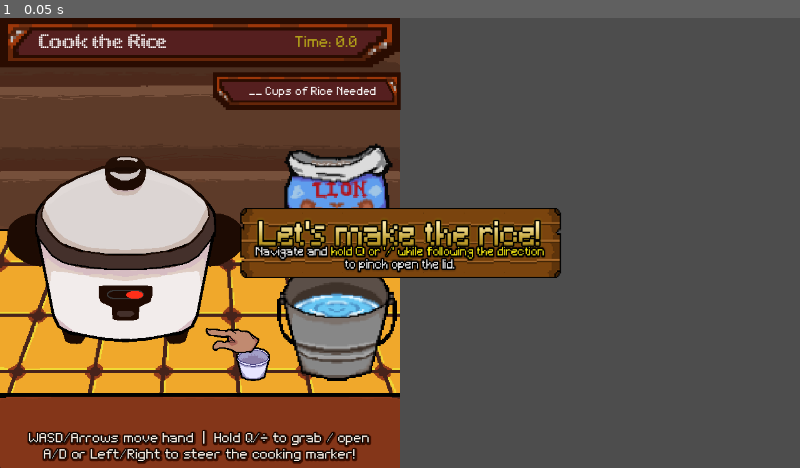
Above: before the commit, frame 1.
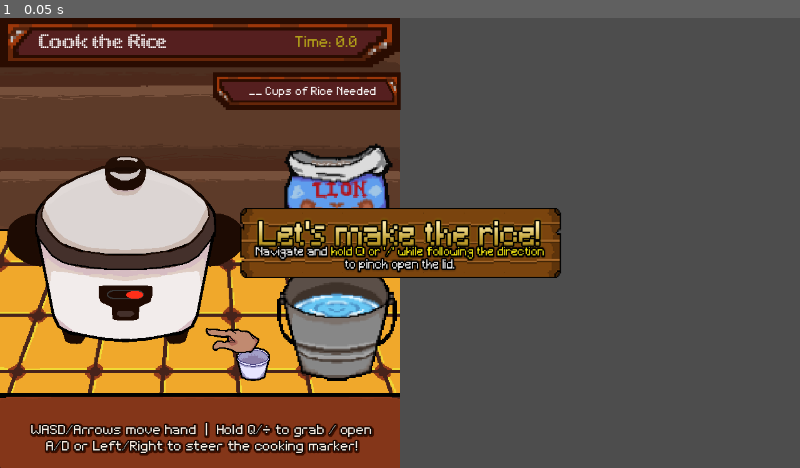
Above: after the commit, the same moment.

Repository: aleynaurr/Sarap-Game
Game: Godot game, scene res://scenes/minigames/CookRiceMinigame.tscn
Two runs of this game, one before a commit and one after it. Both use one fixed random seed, a clock stepped at 60 frames per second and the inputs below. This scene is started directly instead of the project's main scene. Sound files missing from this copy of the repository are replaced by a short silence.
Inputs:
- Up to frame 1 (0.05 s): no input

The runs differ from the first frame. In frame 1, 3.0% of the frame differs, in the area x 3-47%, y 89-100%.
Error in both runs: Invalid access to property or key 'popup_fail' on a base object of type 'Dictionary'. (res://scripts/minigames/CookRiceMinigame.gd:746)

Commit message:
minimal changes

Diff:
--- a/scenes/minigames/AddToBowlMinigame.tscn
+++ b/scenes/minigames/AddToBowlMinigame.tscn
@@ -24,6 +24,8 @@
 anchors_preset = 15
 anchor_right = 1.0
 anchor_bottom = 1.0
+offset_left = 1.0
+offset_right = 1.0
 grow_horizontal = 2
 grow_vertical = 2
 script = ExtResource("1_script")
--- a/scenes/minigames/CookRiceMinigame.tscn
+++ b/scenes/minigames/CookRiceMinigame.tscn
@@ -291,8 +291,10 @@
 [node name="CookingMeter" type="Control" parent="." unique_id=1606696996]
 z_index = 2
 anchors_preset = 0
-offset_right = 640.0
-offset_bottom = 720.0
+offset_left = 1.0
+offset_top = -28.0
+offset_right = 641.0
+offset_bottom = 692.0
 
 [node name="MeterBg" type="ColorRect" parent="CookingMeter" unique_id=520637559]
 layout_mode = 0
@@ -451,9 +453,9 @@
 
 [node name="HintLabel" type="Label" parent="." unique_id=793470659]
 layout_mode = 0
-offset_left = 20.0
-offset_top = 662.0
-offset_right = 617.0
+offset_left = 24.0
+offset_top = 636.0
+offset_right = 621.0
 offset_bottom = 711.0
 theme_override_colors/font_color = Color(0.98902076, 0.9332128, 0.88691455, 1)
 theme_override_colors/font_shadow_color = Color(0.24104092, 0.06104824, 3.6098065e-08, 1)
--- a/scenes/minigames/FanMinigame.tscn
+++ b/scenes/minigames/FanMinigame.tscn
@@ -93,6 +93,8 @@
 offset_right = 500.0
 offset_bottom = 171.0
 rotation = -0.00066909706
+theme_override_colors/font_outline_color = Color(0, 0, 0, 1)
+theme_override_constants/outline_size = 4
 theme_override_fonts/font = ExtResource("4_56ims")
 theme_override_font_sizes/font_size = 25
 text = "Wrong rhythm! Alternate keys!"
--- a/scenes/minigames/FryMinigame.tscn
+++ b/scenes/minigames/FryMinigame.tscn
@@ -270,10 +270,10 @@
 
 [node name="HintLabel" type="Label" parent="." unique_id=520007107]
 layout_mode = 0
-offset_left = 23.0
-offset_top = 628.0
-offset_right = 623.0
-offset_bottom = 706.0
+offset_left = 15.0
+offset_top = 609.0
+offset_right = 615.0
+offset_bottom = 721.0
 theme_override_colors/font_color = Color(0.98902076, 0.9332128, 0.88691455, 1)
 theme_override_colors/font_shadow_color = Color(0.24104092, 0.06104824, 3.6098065e-08, 1)
 theme_override_colors/font_outline_color = Color(0, 0, 0, 1)
@@ -282,8 +282,8 @@
 theme_override_constants/outline_size = 5
 theme_override_constants/shadow_outline_size = 13
 theme_override_fonts/font = ExtResource("6_pixelon")
-theme_override_font_sizes/font_size = 23
-text = "Q or '/' - Pick up Eggplant
+theme_override_font_sizes/font_size = 19
+text = "Q or '/' - Pick up or Drop Eggplant
 WSAD or Arrow Keys - Navigate
 E or Shift - Flip Eggplant"
 horizontal_alignment = 1
--- a/scenes/minigames/MashMinigame.tscn
+++ b/scenes/minigames/MashMinigame.tscn
@@ -80,10 +80,10 @@
 
 [node name="HintLabel" type="Label" parent="." unique_id=448203553]
 layout_mode = 0
-offset_left = 19.0
-offset_top = 615.0
-offset_right = 619.0
-offset_bottom = 705.0
+offset_left = 21.0
+offset_top = 603.0
+offset_right = 621.0
+offset_bottom = 715.0
 theme_override_colors/font_color = Color(0.98902076, 0.9332128, 0.88691455, 1)
 theme_override_colors/font_shadow_color = Color(0.24104092, 0.06104824, 3.6098065e-08, 1)
 theme_override_colors/font_outline_color = Color(0, 0, 0, 1)
@@ -92,7 +92,7 @@
 theme_override_constants/outline_size = 5
 theme_override_constants/shadow_outline_size = 13
 theme_override_fonts/font = ExtResource("9_uifont")
-theme_override_font_sizes/font_size = 28
+theme_override_font_sizes/font_size = 19
 text = "Q / ÷ pick up fork
 WASD/Arrows move
 Hold E / Shift to mash"
--- a/scenes/minigames/PeelMinigame.tscn
+++ b/scenes/minigames/PeelMinigame.tscn
@@ -227,10 +227,10 @@
 
 [node name="HintLabel" type="Label" parent="." unique_id=483483096]
 layout_mode = 0
-offset_left = 20.0
-offset_top = 646.0
-offset_right = 620.0
-offset_bottom = 701.0
+offset_left = 17.0
+offset_top = 620.0
+offset_right = 617.0
+offset_bottom = 704.0
 theme_override_colors/font_color = Color(0.98902076, 0.9332128, 0.88691455, 1)
 theme_override_colors/font_shadow_color = Color(0.24104092, 0.06104824, 3.6098065e-08, 1)
 theme_override_colors/font_outline_color = Color(0, 0, 0, 1)
--- a/scripts/minigames/PrickSeasonMinigame.gd
+++ b/scripts/minigames/PrickSeasonMinigame.gd
@@ -105,7 +105,7 @@
 				_: if tex_fully_poked: tex_fully_poked.visible = true
 
 			if _lbl_status:
-				_lbl_status.text = "Press 'E' or Space to poke (%d/%d)" % [_pricks, POKES_NEEDED]
+				_lbl_status.text = "Press 'E' or 'SHIFT' to poke (%d/%d)" % [_pricks, POKES_NEEDED]
 
 			if _pricks >= POKES_NEEDED:
 				_start_season_phase()
@@ -161,7 +161,7 @@
 		_update_salt_shaker_position()
 
 	if _lbl_status:
-		_lbl_status.text = "Press 'Q' or '←' to season salt"
+		_lbl_status.text = "Press 'Q' or '/' to season salt"
 		_lbl_status.visible = true
 
 	if _lbl_progress: _lbl_progress.visible = true
--- a/scripts/minigames/fan_minigame.gd
+++ b/scripts/minigames/fan_minigame.gd
@@ -91,9 +91,12 @@
 				_lbl_status.modulate = Color.BLACK
 
 func _check_game_status() -> void:
+	if _lbl_status:
+		_lbl_status.add_theme_constant_override("outline_size", 6)
+
 	if _fans_done < _target_fans:
 		_lbl_status.text = "Fan more!"
-		_lbl_status.modulate = Color.BLACK
+		_lbl_status.modulate = Color.WHITE
 	elif _fans_done <= _target_fans + 5:
 		_lbl_status.text = "Perfect!"
 		_lbl_status.modulate = Color.GREEN
--- a/scripts/minigames/strain_minigame.gd
+++ b/scripts/minigames/strain_minigame.gd
@@ -65,6 +65,9 @@
 			if fanning_4_fannedtoomuch: fanning_4_fannedtoomuch.visible = true
 
 func _on_update(_delta: float, remaining: float) -> void:
+	if _lbl_timer:
+		_lbl_timer.text = "Time: %.1f" % remaining
+
 	if _is_pouring:
 		return
 
Not shown: 1 places in scenes/minigames/CookRiceMinigame.tscn that only renumber resources
